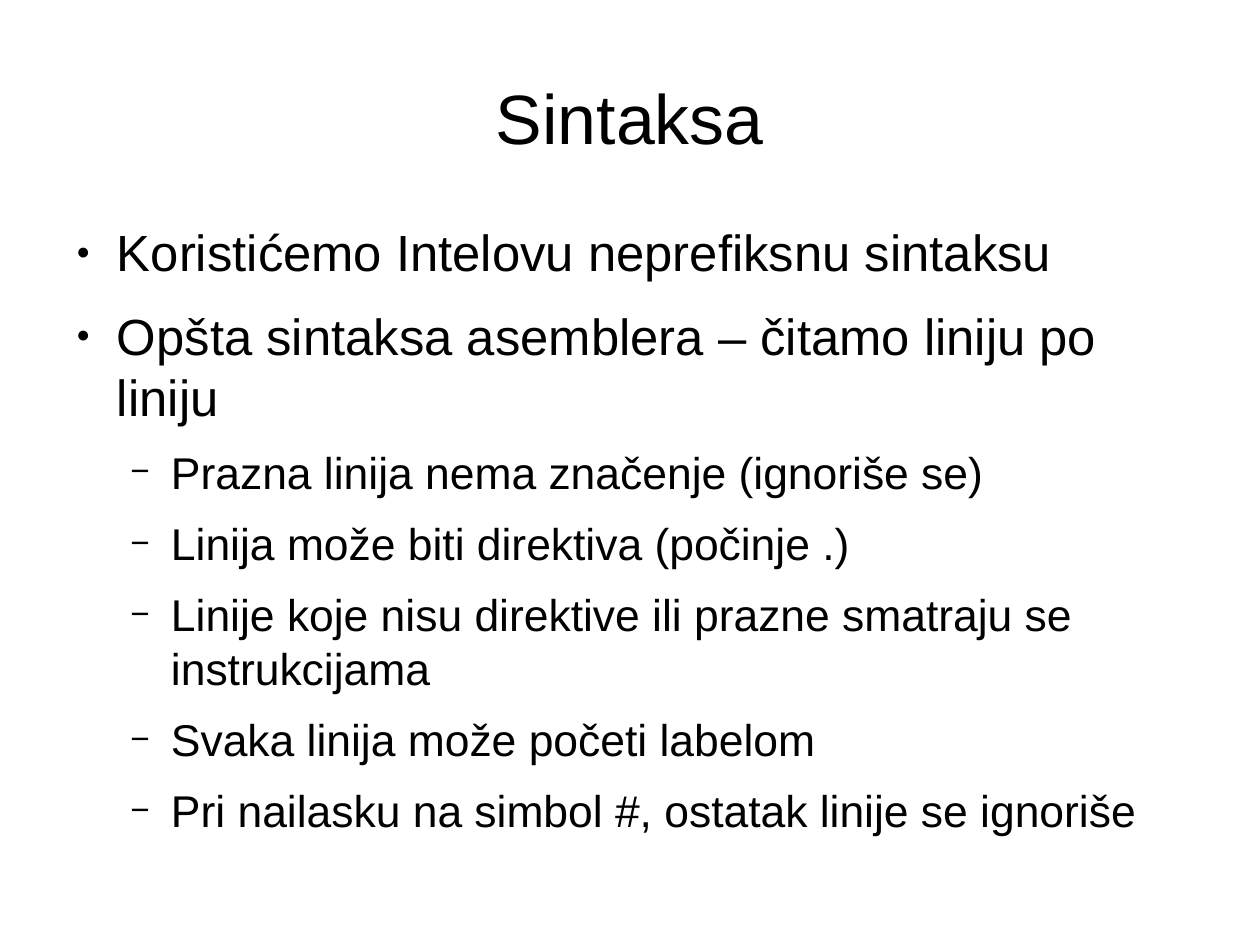
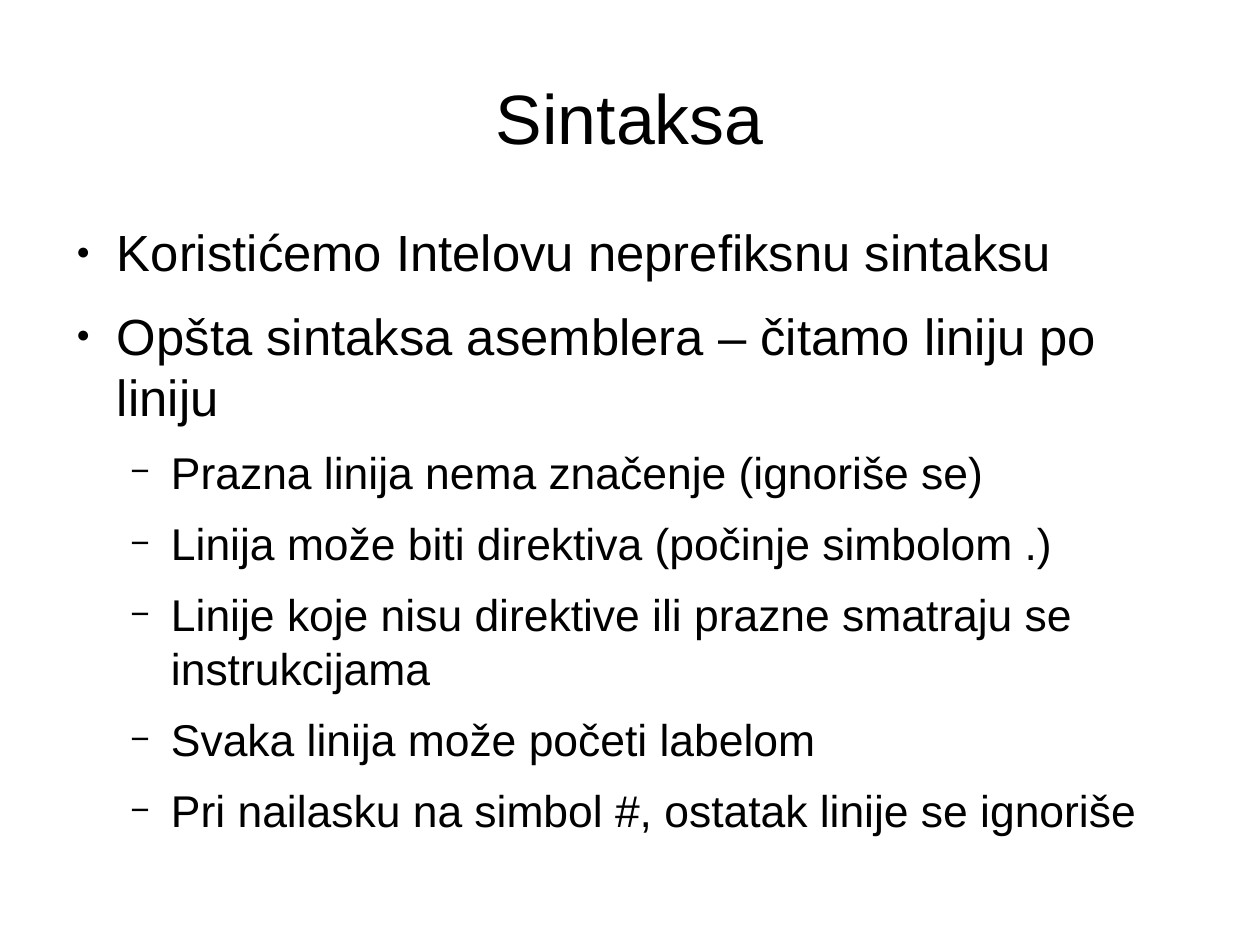
Before and after one commit to NikolaMilev/assembler-prezentacije, a slide deck: slide 3 of cas01/prez.odp. Drawn at 1260x945 pixels with LibreOffice and Linux fonts; fonts in the diff are those of the drawing. Boxes give left, top, right and bottom in pixels: in the first picture for what was removed or moved away, otherwise in the second. Text is boxed around its words. In the diff, an @@ line names an element or a change of style, - is before the commit and + after.

```diff
--- a/cas01/prez.odp
+++ b/cas01/prez.odp
@@ text at (171,527,1012,569): text changed @@
-  − Linija može biti direktiva (počinje .)
+  − Linija može biti direktiva (počinje simbolom .)
```
Also in this commit, not shown: 7 other slides changed, 9 slides added, 4 other files.
